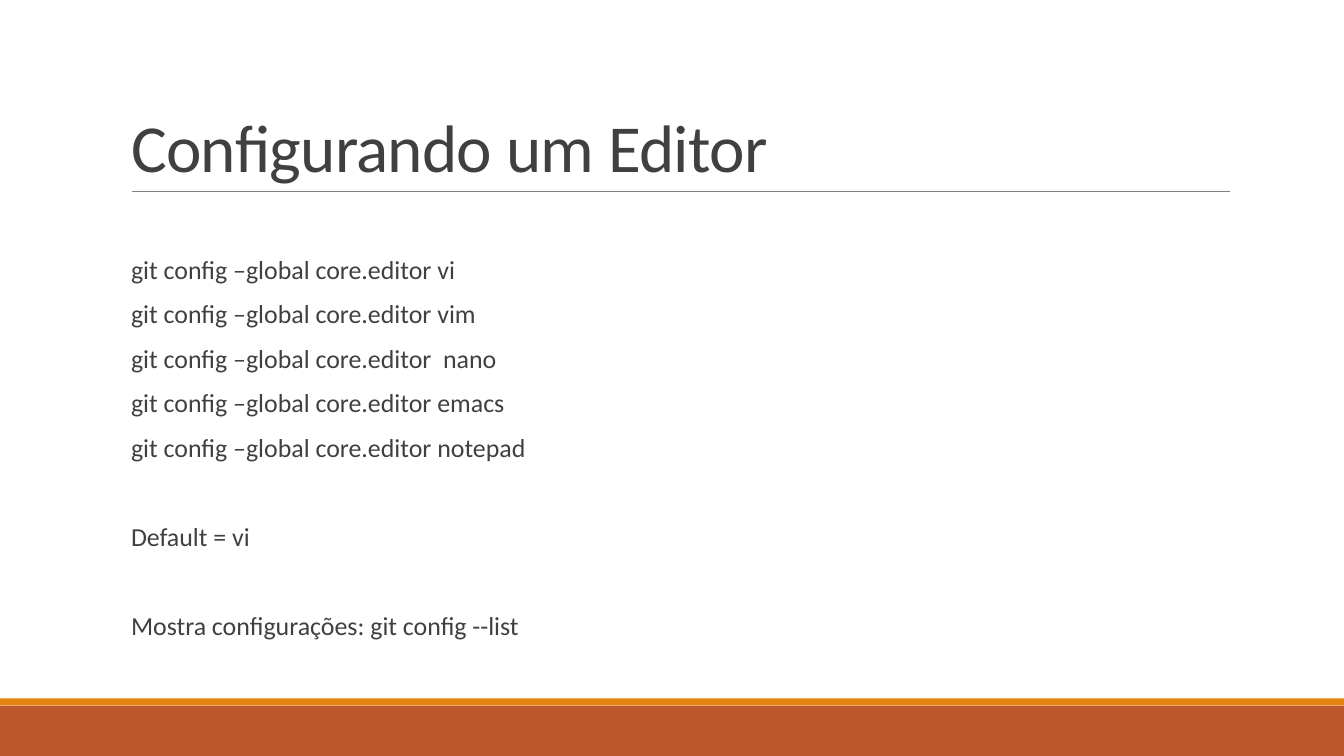
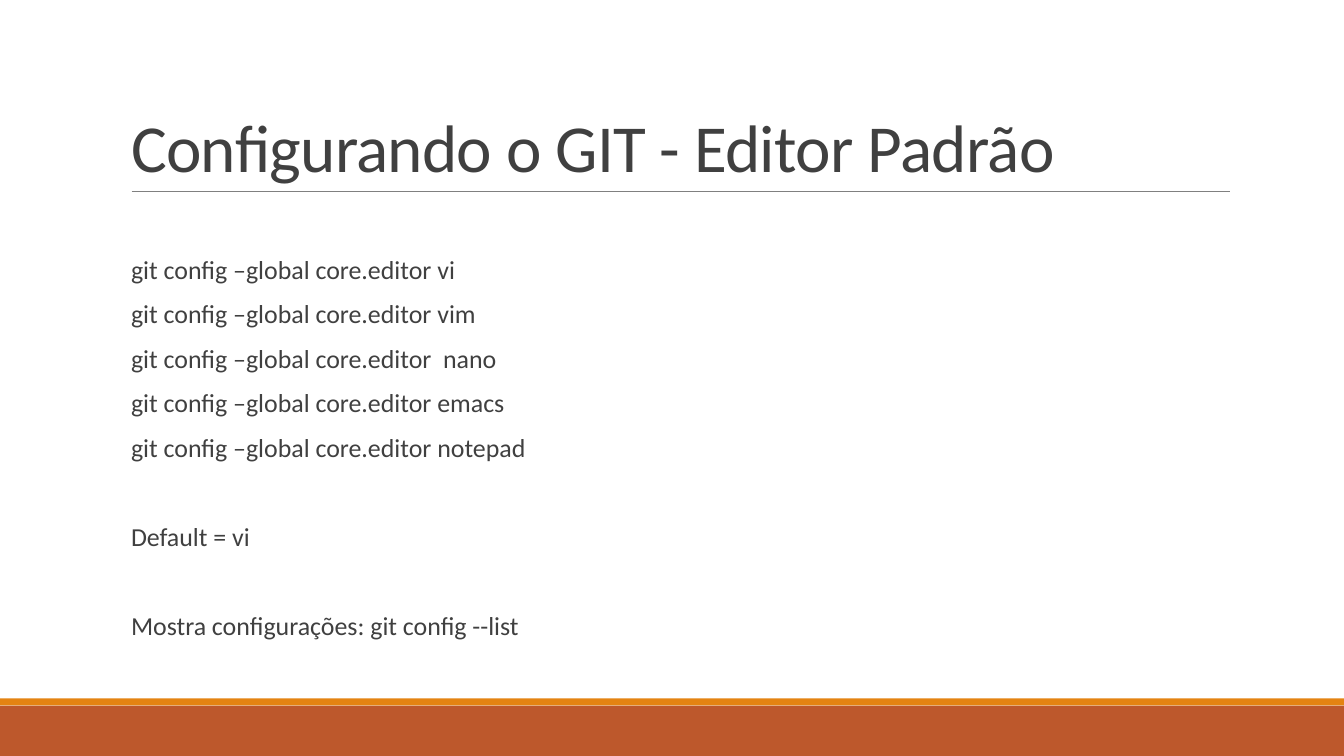
Before and after one commit to ekson73/Docs, a slide deck: slide 29 of GIT 4 VEK.pptx. Drawn at 1344x756 pixels with LibreOffice and Linux fonts; fonts in the diff are those of the drawing. Boxes give left, top, right and bottom in pixels: in the first picture for what was removed or moved away, otherwise in the second. Text is boxed around its words. In the diff, an @@ line names an element or a change of style, - is before the commit and + after.

Commit message:
new commit

```diff
--- a/GIT 4 VEK.pptx
+++ b/GIT 4 VEK.pptx
@@ title at [131,125,1055,184]: text changed @@
-Configurando um Editor
+Configurando o GIT - Editor Padrão
```
Also in this commit, not shown: 2 other slides changed, 1 slide added.
